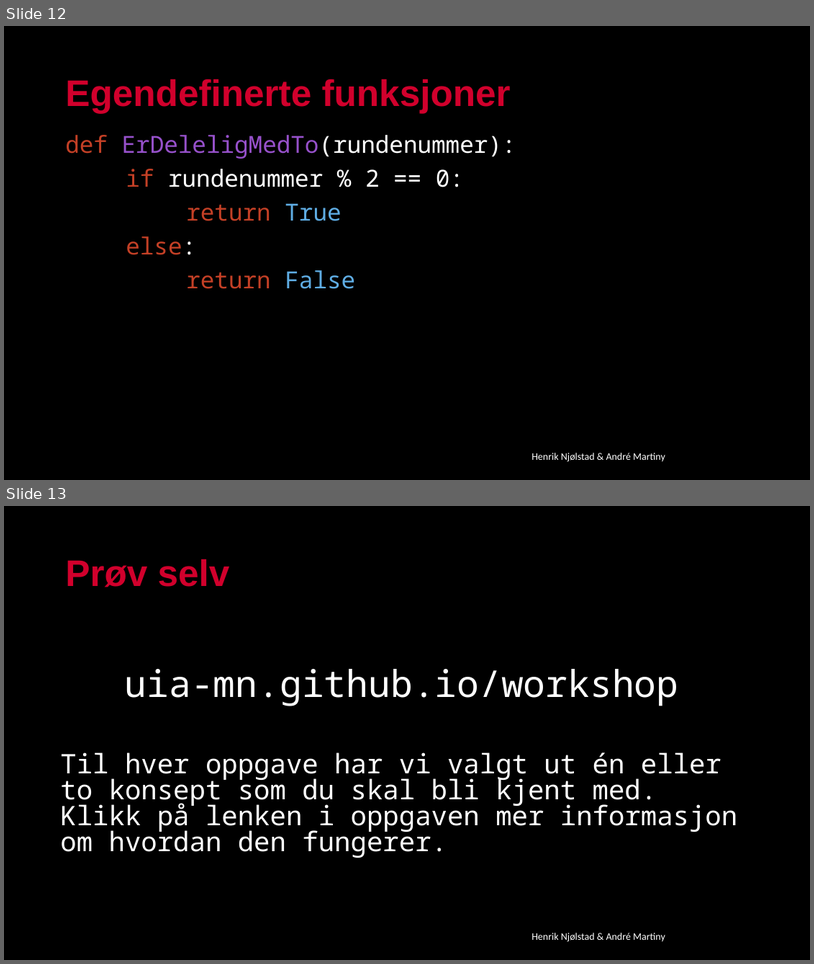
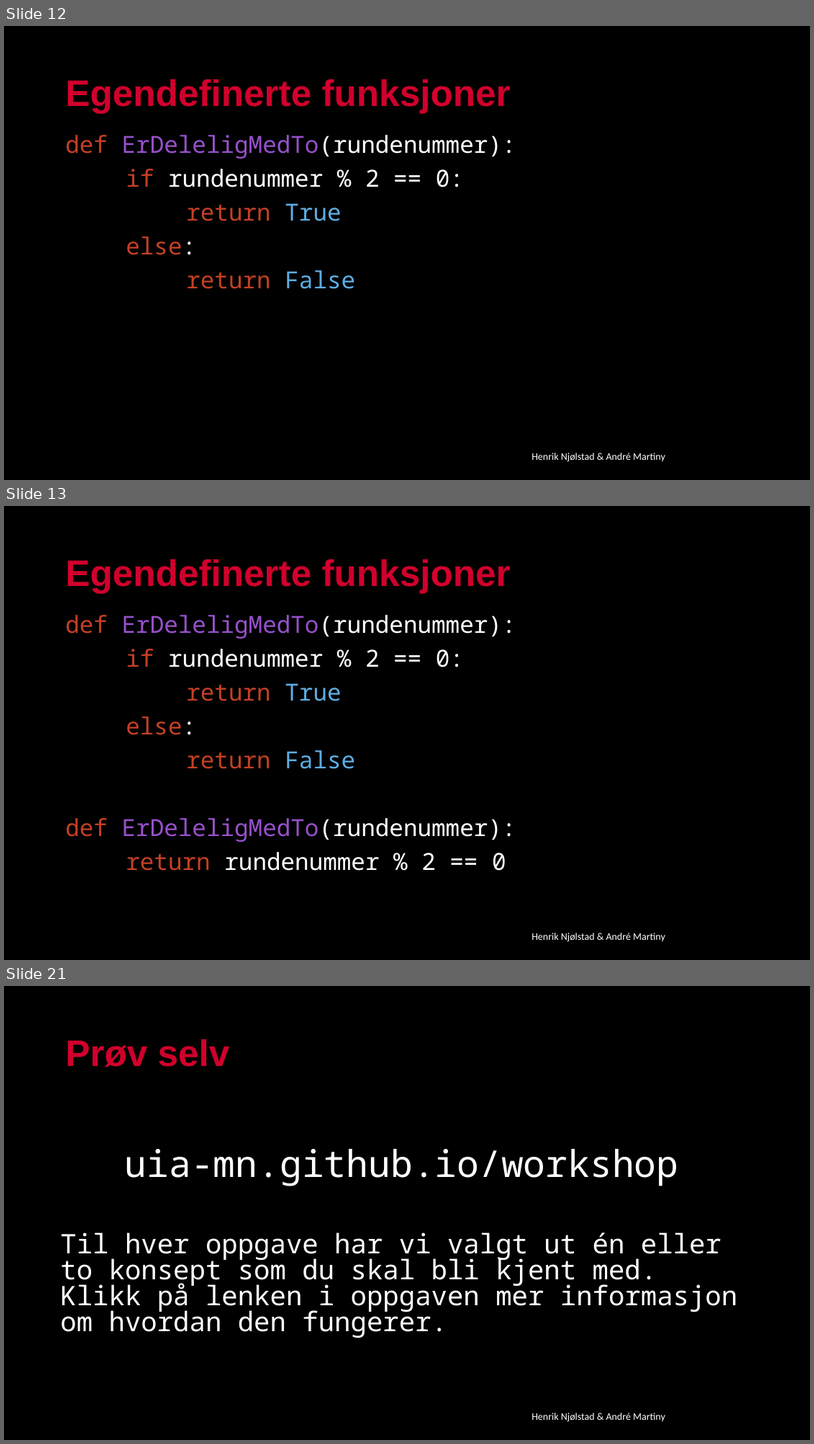
Before and after one commit to kodelaben/kodelaben.github.io, a slide deck: _drafts/Oppgaver/Workshop/Workshop_2PP.pptx. Shown one above the other, each under a label of ours: slides 12 and 13 before the commit, slides 12, 13 and 21 after it; the slides between them are not shown. The pictures are 814x964 and 814x1444 pixels, drawn with LibreOffice and Linux fonts; fonts in the diff are those of the drawing; background and template pictures are left out. Boxes give left, top, right and bottom in pixels: in the first picture for what was removed or moved away, otherwise in the second. Text is boxed around its words. In the diff, an @@ line names an element or a change of style, - is before the commit and + after.

```diff
--- a/_drafts/Oppgaver/Workshop/Workshop_2PP.pptx
+++ b/_drafts/Oppgaver/Workshop/Workshop_2PP.pptx
@@ slide 13 added at (4,506,810,960), background #000000 @@
@@ title added at (65,559,511,593), 44 pt, text #D1002C, bold @@
+Egendefinerte funksjoner
@@ text added at (65,615,517,870), 28 pt, text #FFFFFF @@
+def ErDeleligMedTo(rundenummer):
+if rundenummer % 2 == 0:
+return True
+else:
+return False
+def ErDeleligMedTo(rundenummer):
+return rundenummer % 2 == 0
@@ text added at (532,932,666,942), 12 pt, text #FFFFFF @@
+Henrik Njølstad & André Martiny
@@ what was slide 13 is now slide 21 @@
```
Also in this commit, not shown: 1 slide changed, 7 other slides added.
